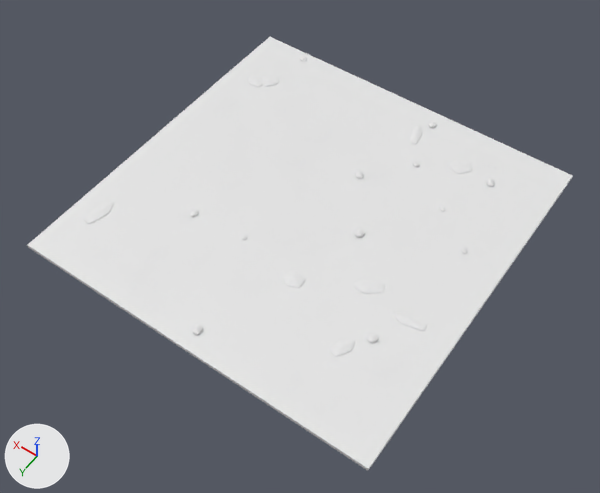
What one commit did to the FBX model Assets/Art/Models/SH10_L06_Floor.fbx.
One viewpoint serves both versions: a 50 mm lens placed at (-15.8, 22.9, 32.4), pointed at (-0.8, 2.0, -0.4). Lighting does not change. The marker at lower left points along +X, +Y and +Z. The older version comes first.

Before the edit, the objects in view are built like this:
```python
me_cube_195 = bpy.data.meshes.new('Cube.195')
me_cube_195.from_pydata(...)  # 694 vertices, 506 faces; spans x -10.0..10.0, y -10.0..10.0, z -0.2..0.2
# faces by material slot: [6, 195, 17, 12, 240, 36]
me_cube_195.materials.append(mat_sh10_l06_floor_base)  # white #e7e7e7
me_cube_195.materials.append(mat_sh10_l06_floor_snow)  # white #e7e7e7
me_cube_195.materials.append(mat_sh10_l06_floor_snowshade)  # white #e7e7e7
me_cube_195.materials.append(mat_sh10_l06_floor_ice)  # white #e7e7e7
me_cube_195.materials.append(mat_sh10_l06_floor_rock)  # white #e7e7e7
me_cube_195.materials.append(mat_sh10_l06_floor_glow)  # white #e7e7e7
ob_sh10_l06_floor = bpy.data.objects.new('SH10_L06_Floor', me_cube_195)
ob_sh10_l06_floor.location = (0.0, 0.0, 0.0)
```
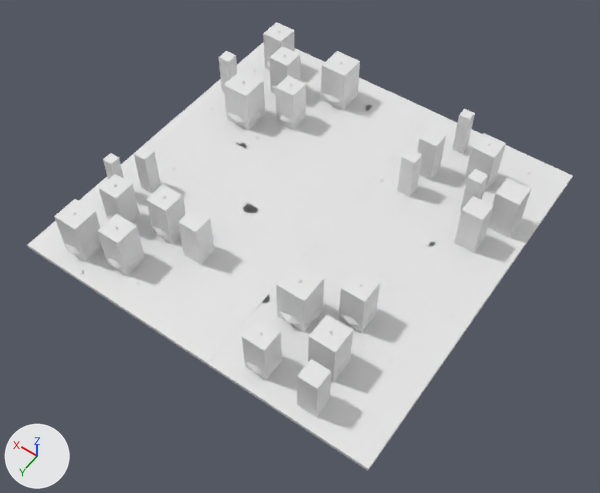
Where the change shows, as pixel boxes (x1, y1, x2, y2) in the pictures (600 x 493 px; the box of a moved part takes in the faces that stretch with it):
'SH10_L06_Floor', reshaped: before (27, 37, 572, 470); after (27, 42, 572, 470)
'SH10_L06_Floor_Blockers', added: after (54, 22, 531, 417)
'SH10_L06_Floor_Obstacles', added (mostly hidden): after (65, 30, 502, 408)
    faces in mat_sh10_l06_floor_leaves (white #e7e7e7): (65, 62, 498, 373)
part 1 of me_cube_195, moved or reshaped: before (263, 360, 298, 393); after (314, 243, 326, 251)
part 2 of me_cube_195, moved or reshaped: before (272, 63, 291, 76); after (243, 203, 258, 216)
part 3 of me_cube_195, moved or reshaped: before (486, 231, 503, 245); after (430, 242, 443, 252)
part 4 of me_cube_195, moved or reshaped: before (464, 138, 488, 157); after (388, 283, 401, 292)
part 5 of me_cube_195, added: after (243, 204, 259, 213)
part 6 of me_cube_195, added: after (423, 238, 435, 247)
part 7 of me_cube_195, added: after (262, 290, 277, 305)
part 8 of me_cube_195, added: after (211, 254, 225, 267)
part 9 of me_cube_195, rebuilt (not visible afterwards): before (285, 106, 313, 125)
part 10 of me_cube_195, rebuilt: before (153, 250, 187, 273); after (150, 254, 184, 286)
part 11 of me_cube_195, rebuilt (mostly hidden afterwards): before (269, 90, 300, 111); after (269, 88, 276, 98)
part 12 of me_cube_195, deleted: before (84, 57, 502, 414)
part 13 of me_cube_195, built on: before (83, 95, 447, 374); after (79, 68, 546, 427)

What changed in the scene script:
```text
Change me_cube_195:
    remove me_cube_195.from_pydata(...)  # 694 vertices, 506 faces; spans x -10.0..10.0, y -10.0..10.0, z -0.2..0.2
    add me_cube_195.from_pydata(...)  # 821 vertices, 488 faces; spans x -10.0..10.0, y -10.0..10.0, z -0.2..0.1
    me_cube_195 part 1: the loose piece of 7 vertices spanning x -5.4..-3.8, y 7.7..9.4, z 0.0 is turned 40.8 degrees about the z axis through its middle and scaled by 0.395, then moved by (2.7, -6.9, 0.0), in mat_sh10_l06_floor_snowshade (white #e7e7e7)
    me_cube_195 part 2: the loose piece of 7 vertices spanning x 6.9..8.2, y -8.6..-7.3, z 0.0 is turned -29 degrees about the z axis through its middle and scaled by 0.741, then moved by (-5.1, 9.7, 0.0)
    me_cube_195 part 3: the loose piece of 7 vertices spanning x -9.0..-8.2, y -4.2..-3.4, z 0.0 is turned 78.5 degrees about the z axis through its middle and scaled by 0.956, then moved by (2.1, 2.2, 0.0)
    me_cube_195 part 4: the loose piece of 7 vertices spanning x -5.6..-4.2, y -9.7..-8.3, z 0.0 is turned 92 degrees about the z axis through its middle and scaled by 0.481, then moved by (-1.2, 10.6, 0.0), in mat_sh10_l06_floor_snowshade (white #e7e7e7)
    me_cube_195 part 5: the loose piece of 7 vertices spanning x 5.0..6.4, y -1.3..0.0, z 0.0 is copied, and the copy is scaled about its middle by (0.638, 0.582, 1), then moved by (-3.2, 2.3, 0.0), in mat_sh10_l06_floor_snowshade (white #e7e7e7); it spans x 2.1..2.9, y 1.4..2.0, z 0.0
    me_cube_195 part 6: the loose piece of 7 vertices spanning x -9.0..-8.2, y -4.2..-3.4, z 0.0 is copied, and the copy is scaled about its middle by (0.756, 0.771, 1), then moved by (2.5, 2.1, 0.0); it spans x -6.4..-5.7, y -2.0..-1.4, z 0.0
    me_cube_195 part 7: the loose piece of 7 vertices spanning x -5.4..-3.8, y 7.7..9.4, z 0.0 is copied, and the copy is turned 103.8 degrees about the z axis through its middle and scaled by 0.58, then moved by (3.1, -3.0, 0.0), in mat_sh10_l06_floor_snowshade (white #e7e7e7); it spans x -2.1..-1.1, y 5.1..6.0, z 0.0
    me_cube_195 part 8: the loose piece of 7 vertices spanning x -1.0..0.5, y 4.3..5.9, z 0.0 is copied, and the copy is scaled about its middle by (-0.458, -0.457, 1), then moved by (1.9, 0.2, 0.0), in mat_sh10_l06_floor_snowshade (white #e7e7e7); it spans x 1.3..2.0, y 4.9..5.6, z 0.0
    me_cube_195 part 9: the loose piece of 11 vertices spanning x 3.4..5.1, y -6.1..-4.4, z 0.0 is rebuilt with 10 vertices and now spans x 4.2..5.3, y -5.6..-4.4, z 0.0, in mat_sh10_l06_floor_snow (white #e7e7e7)
    me_cube_195 part 10: the loose piece of 10 vertices spanning x 2.9..4.3, y 5.9..7.4, z 0.0 is rebuilt with 9 vertices and now spans x 2.5..4.4, y 6.2..8.1, z 0.0
    me_cube_195 part 11: the loose piece of 8 vertices spanning x 5.2..6.9, y -6.9..-5.0, z 0.0 is rebuilt with 7 vertices and now spans x 5.3..7.2, y -7.1..-5.7, z 0.0, in mat_sh10_l06_floor_snow (white #e7e7e7)
    me_cube_195 part 12: 48 loose pieces with 486 vertices, spanning x -8.6..9.0, y -9.6..9.2, z -0.1..0.2, are deleted
    me_cube_195 part 13: 96 vertices removed from x -8.5..9.0, y -8.3..8.8, z -0.1..0.1; 548 vertices added at x -10.0..10.0, y -10.0..10.0, z -0.1..0.1
    other edits to the shape of me_cube_195 do not show in these pictures
    remove me_cube_195.materials.append(mat_sh10_l06_floor_glow)  # white #e7e7e7
Add ob_sh10_l06_floor_obstacles:
    ob_sh10_l06_floor_obstacles = bpy.data.objects.new('SH10_L06_Floor_Obstacles', me_cone_614)  # 994 vertices, 1176 faces; spans x -9.1..9.3, y -8.9..9.3, z -0.3..2.7; in mat_sh10_l06_floor_wood (white #e7e7e7), mat_sh10_l06_floor_leaves (white #e7e7e7), mat_sh10_l06_floor_snow (white #e7e7e7), mat_sh10_l06_floor_glow (white #e7e7e7), mat_sh10_l06_floor_rock (white #e7e7e7)
    ob_sh10_l06_floor_obstacles.location = (0.0, 0.0, 0.0)
Add ob_sh10_l06_floor_blockers:
    ob_sh10_l06_floor_blockers = bpy.data.objects.new('SH10_L06_Floor_Blockers', me_cube_391)  # 200 vertices, 150 faces; spans x -9.2..9.2, y -8.7..9.3, z 0.0..2.5; in mat_sh10_l06_floor_blocker (white #e7e7e7)
    ob_sh10_l06_floor_blockers.location = (0.0, 0.0, 0.0)
```
